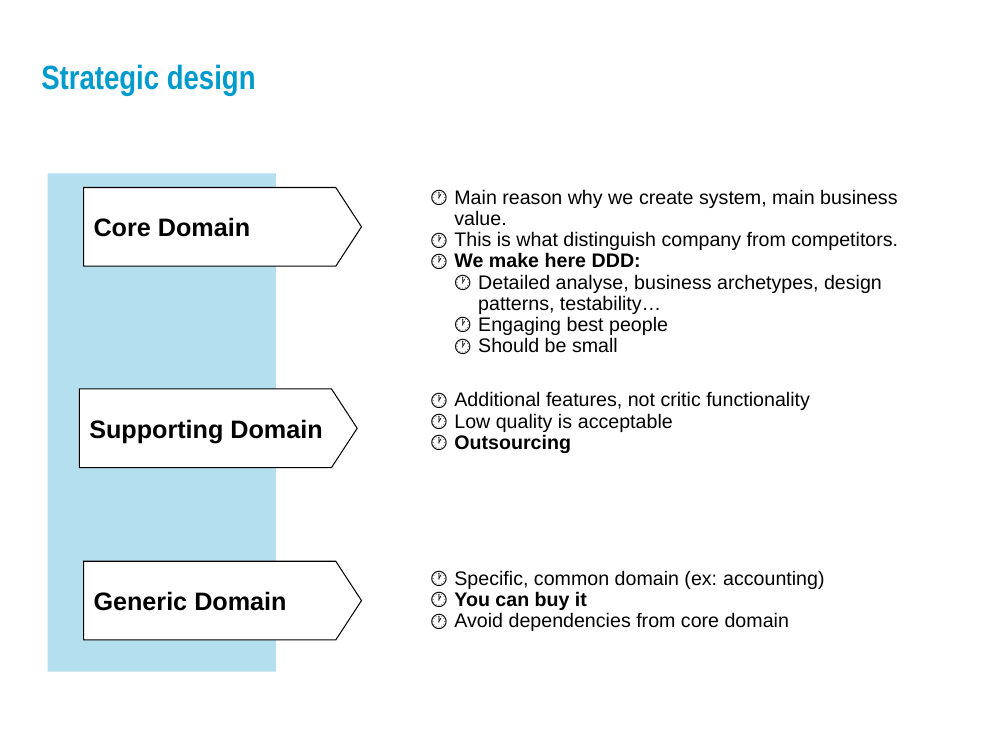
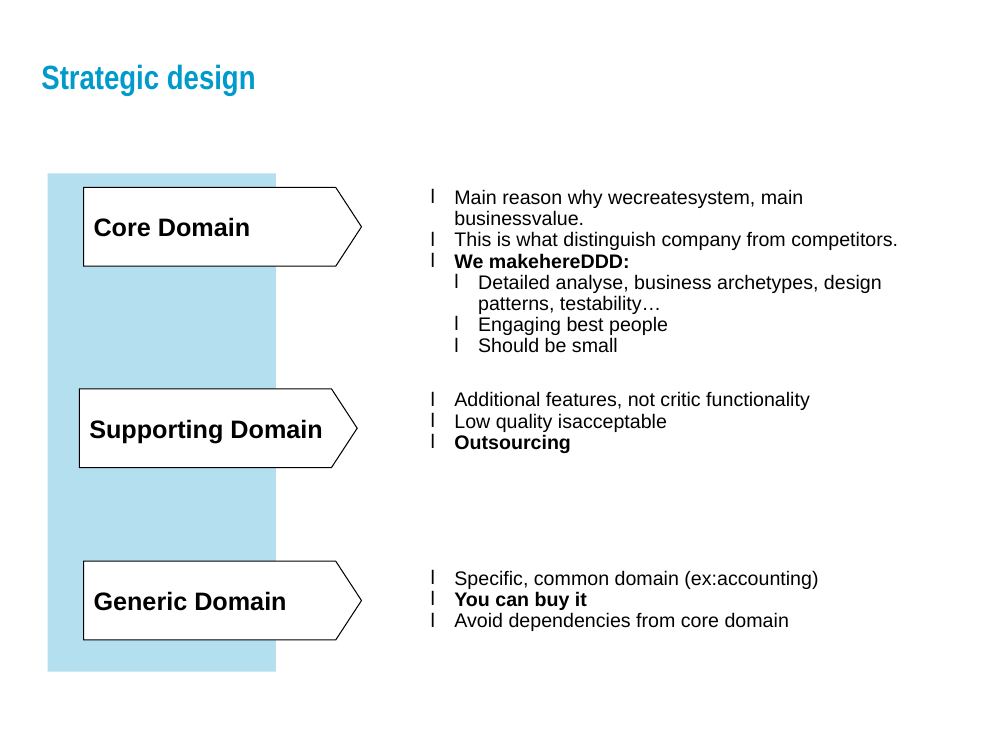
Before and after one commit to zrezur/MyPresentations, a slide deck: slide 14 of Domain driven design_1_en.pptx. Drawn at 1008x756 pixels with LibreOffice and Linux fonts; fonts in the diff are those of the drawing; background and template pictures are left out. Boxes give left, top, right and bottom in pixels: in the first picture for what was removed or moved away, otherwise in the second. Text is boxed around its words. In the diff, an @@ line names an element or a change of style, - is before the commit and + after.

```diff
--- a/Domain driven design_1_en.pptx
+++ b/Domain driven design_1_en.pptx
@@ text at (454, 189, 804, 226): text changed @@
-    🕐 Main reason why we create system, main business value.
+    l Main reason why wecreatesystem, main businessvalue.
@@ text at (454, 231, 898, 353): bullet 🕐 to l @@
@@ text at (454, 253, 630, 269): text changed @@
-    🕐 We make here DDD:
+    l We makehereDDD:
@@ text at (454, 413, 667, 432): text changed @@
-    🕐 Low quality is acceptable
+    l Low quality isacceptable
@@ text at (454, 391, 810, 453): bullet 🕐 to l @@
@@ text at (454, 570, 818, 589): text changed @@
-    🕐 Specific, common domain (ex: accounting)
+    l Specific, common domain (ex:accounting)
@@ text at (454, 591, 789, 631): bullet 🕐 to l @@
```
Also in this commit, not shown: 5 other slides changed, 1 other file.
